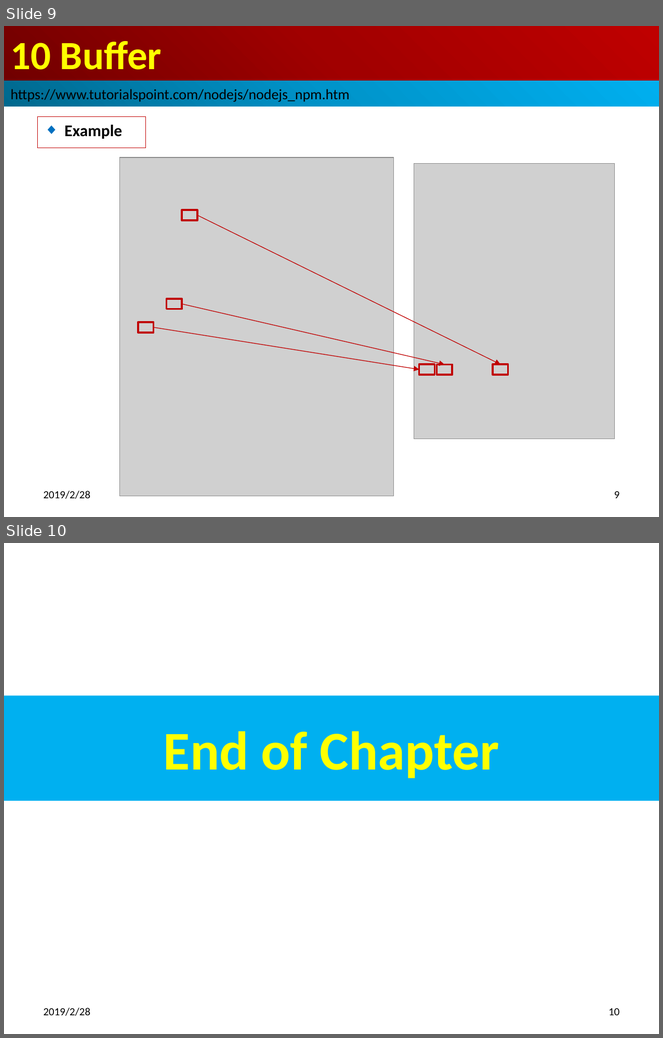
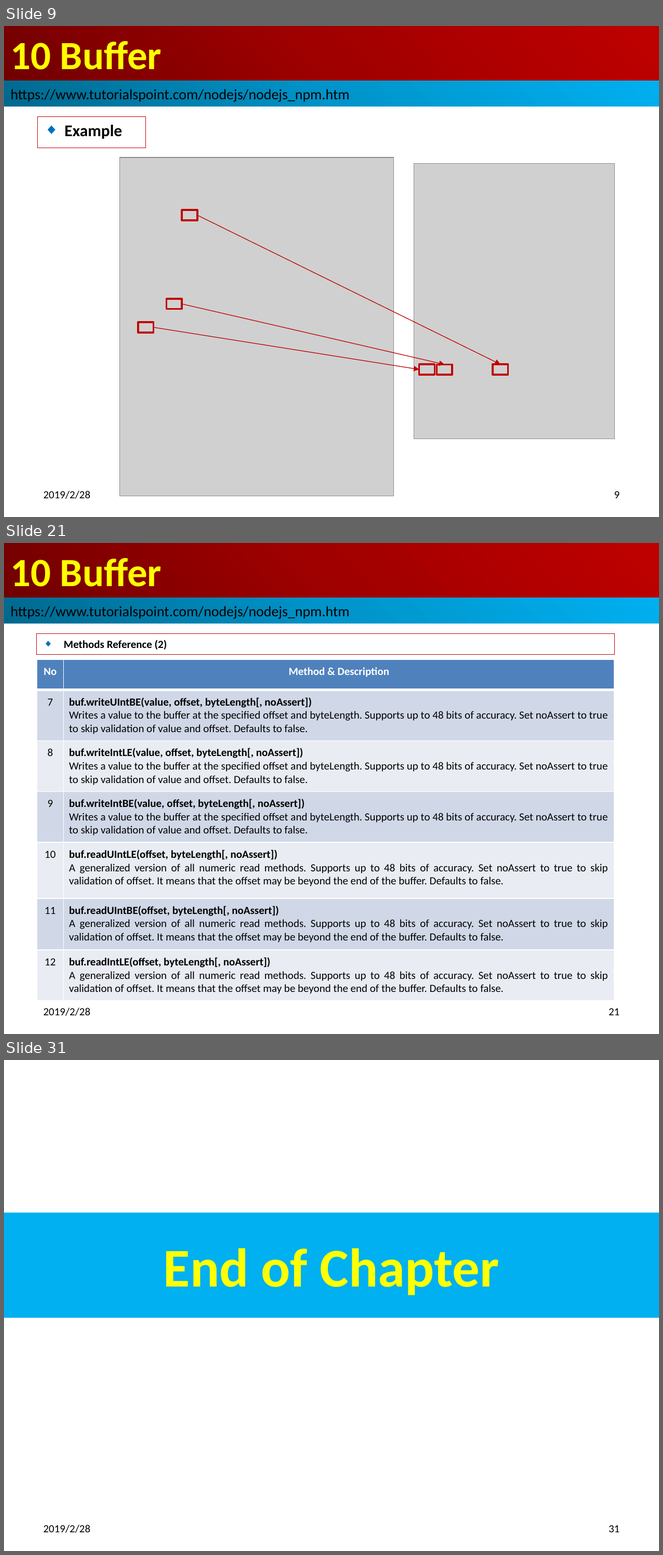
Before and after one commit to peterhchen/100-nodejs-basic, a slide deck: 15_Ch10_Buffer.pptx. Shown one above the other, each under a label of ours: slides 9 and 10 before the commit, slides 9, 21 and 31 after it; the slides between them are not shown. The pictures are 663x1038 and 663x1555 pixels, drawn with LibreOffice and Linux fonts; fonts in the diff are those of the drawing; grey boxes stand for pictures. Boxes give left, top, right and bottom in pixels: in the first picture for what was removed or moved away, otherwise in the second. Text is boxed around its words. In the diff, an @@ line names an element or a change of style, - is before the commit and + after.

Commit message:
Buffer Operation

```diff
--- a/15_Ch10_Buffer.pptx
+++ b/15_Ch10_Buffer.pptx
@@ slide 21 added at [4, 543, 659, 1034], background #FFFFFF @@
@@ title added at [4, 543, 659, 598], fill gradient #720000 to #A20000 to #C00000, 44 pt, text #FFFF00, bold @@
+10 Buffer
@@ rectangle added at [4, 598, 659, 624], fill gradient #00688E to #0094CA to #00B0F0, 16 pt, text #000000 @@
+https://www.tutorialspoint.com/nodejs/nodejs_npm.htm
@@ rectangle added at [37, 634, 614, 654], outline #C00000 0.75 pt, 12 pt, text #000000, bold @@
+◆ Methods Reference (2)
@@ table added at [37, 659, 614, 999], 7 rows, 2 columns @@
+No | Method & Description
+7 | buf.writeUIntBE(value, offset, byteLength[, noAssert]) / Writes a value to the buffer at the specified offset and byteLength. Supports up to 48 bits of accuracy. Set noAssert to true to skip validation of value and offset. Defaults to false.
+8 | buf.writeIntLE(value, offset, byteLength[, noAssert]) / Writes a value to the buffer at the specified offset and byteLength. Supports up to 48 bits of accuracy. Set noAssert to true to skip validation of value and offset. Defaults to false.
+9 | buf.writeIntBE(value, offset, byteLength[, noAssert]) / Writes a value to the buffer at the specified offset and byteLength. Supports up to 48 bits of accuracy. Set noAssert to true to skip validation of value and offset. Defaults to false.
+10 | buf.readUIntLE(offset, byteLength[, noAssert]) / A generalized version of all numeric read methods. Supports up to 48 bits of accuracy. Set noAssert to true to skip validation of offset. It means that the offset may be beyond the end of the buffer. Defaults to false.
+11 | buf.readUIntBE(offset, byteLength[, noAssert]) / A generalized version of all numeric read methods. Supports up to 48 bits of accuracy. Set noAssert to true to skip validation of offset. It means that the offset may be beyond the end of the buffer. Defaults to false.
+12 | buf.readIntLE(offset, byteLength[, noAssert]) / A generalized version of all numeric read methods. Supports up to 48 bits of accuracy. Set noAssert to true to skip validation of offset. It means that the offset may be beyond the end of the buffer. Defaults to false.
@@ text added at [44, 1008, 91, 1016], 12 pt, text #000000 @@
+2019/2/28
@@ page number added at [609, 1008, 620, 1016], 12 pt, text #000000 @@
+21
@@ what was slide 10 is now slide 31 @@
@@ page number at [609, 1525, 620, 1533]: text changed @@
-10
+31
```
Also in this commit, not shown: 20 other slides added, 5 other files.
